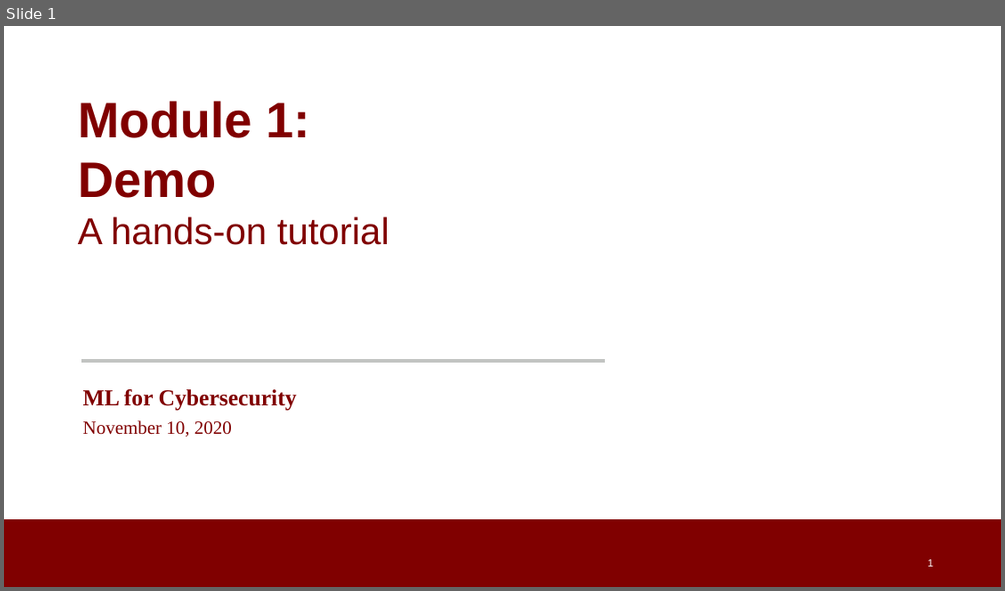
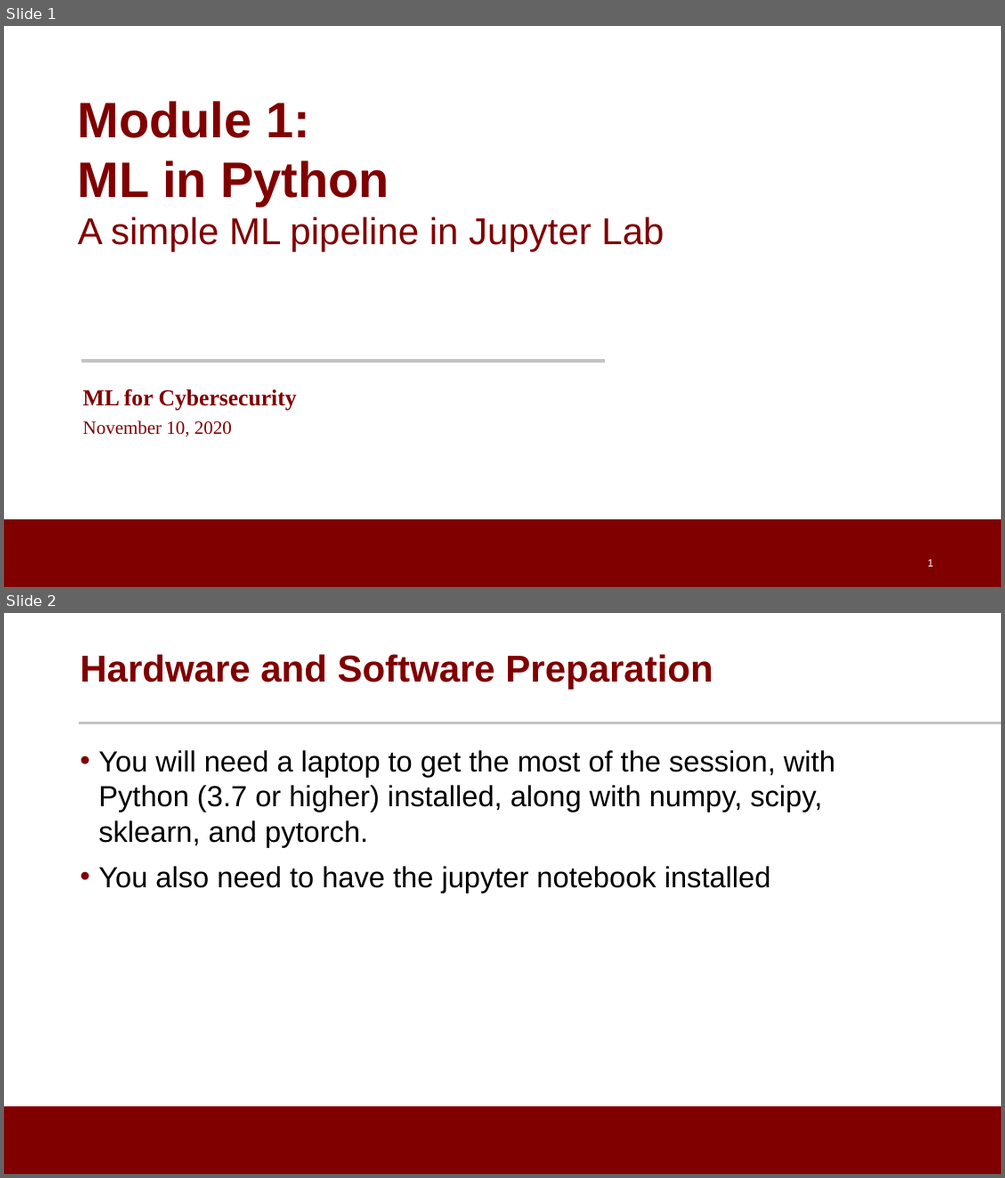
Before and after one commit to noise-lab/ML-Cybersecurity, a slide deck: module-1/1.5-demo.pptx. Shown one above the other, each under a label of ours: slide 1 before the commit, slides 1 and 2 after it. The pictures are 1005x591 and 1005x1178 pixels, drawn with LibreOffice and Linux fonts; fonts in the diff are those of the drawing; background and template pictures are left out. Boxes give left, top, right and bottom in pixels: in the first picture for what was removed or moved away, otherwise in the second. Text is boxed around its words. In the diff, an @@ line names an element or a change of style, - is before the commit and + after.

```diff
--- a/module-1/1.5-demo.pptx
+++ b/module-1/1.5-demo.pptx
@@ slide 2 added at (x1=4, y1=613, x2=1001, y2=1174), background #FFFFFF; not listed: 1 template element that a slide beside it also shows @@
@@ title added at (x1=80, y1=654, x2=712, y2=690), 36 pt, text #800000, bold @@
+Hardware and Software Preparation
@@ line added from (79, 723) to (1001, 723), #C2C4C2 3 pt @@
@@ text added at (x1=98, y1=750, x2=835, y2=892), 28 pt, text #000000 @@
+• You will need a laptop to get the most of the session, with Python (3.7 or higher) installed, along with numpy, scipy, sklearn, and pytorch.
+• You also need to have the jupyter notebook installed
@@ slide 1 changed as well @@
@@ text at (x1=78, y1=160, x2=663, y2=252): text changed @@
-Demo
-A hands-on tutorial
+ML in Python
+A simple ML pipeline in Jupyter Lab
```
Also in this commit, not shown: 2 other slides added, 3 slides removed, 1 other file.
